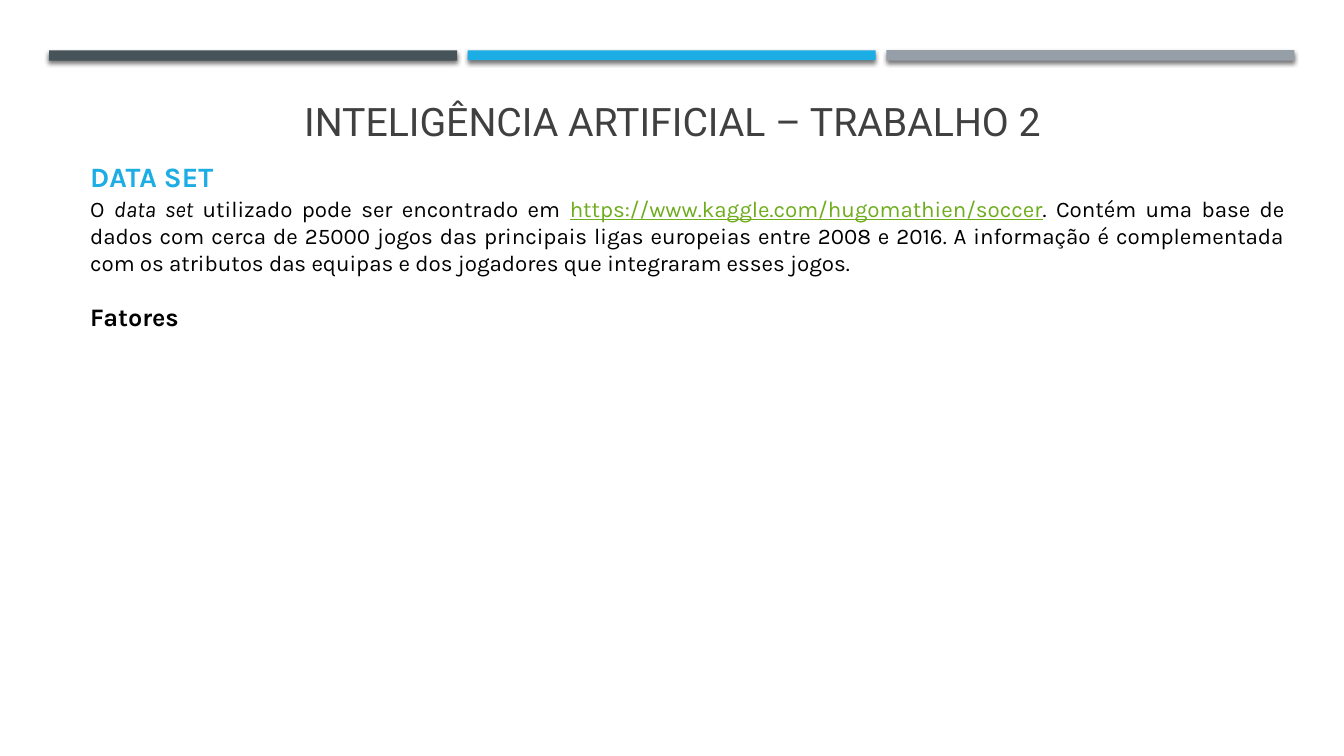
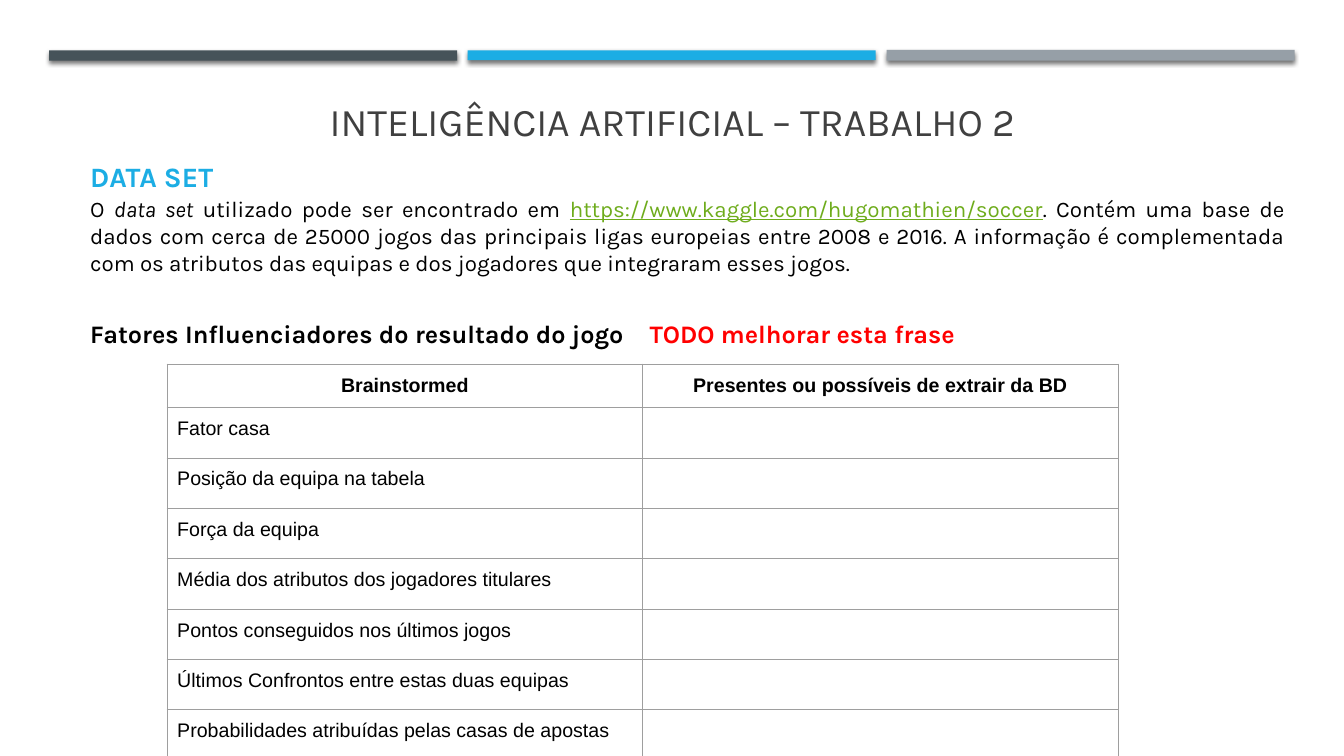
Before and after one commit to j-vm/FEUP_IART_2020, a slide deck: slide 3 of Assigment2/Checkpoint1_trabalho2.pptx. Drawn at 1344x756 pixels with LibreOffice and Linux fonts; fonts in the diff are those of the drawing. Boxes give left, top, right and bottom in pixels: in the first picture for what was removed or moved away, otherwise in the second. Text is boxed around its words. In the diff, an @@ line names an element or a change of style, - is before the commit and + after.

```diff
--- a/Assigment2/Checkpoint1_trabalho2.pptx
+++ b/Assigment2/Checkpoint1_trabalho2.pptx
@@ text "INTELIGÊNCIA ARTIFICIAL – TRABALHO 2" at [330,101,1015,137]: font Roboto to Karla @@
@@ text removed at [90,309,179,327] @@
-Fatores
@@ text added at [90,325,955,350], 18 pt, text #000000, bold @@
+Fatores Influenciadores do resultado do jogo TODO melhorar esta frase
@@ table added at [167,364,1119,745], 8 rows, 2 columns @@
+Brainstormed | Presentes ou possíveis de extrair da BD
+Fator casa | 
+Posição da equipa na tabela | 
+Força da equipa | 
+Média dos atributos dos jogadores titulares | 
+Pontos conseguidos nos últimos jogos | 
+Últimos Confrontos entre estas duas equipas | 
+Probabilidades atribuídas pelas casas de apostas | 
```
Also in this commit, not shown: 7 other slides changed, 3 slides added, 3 other files.
